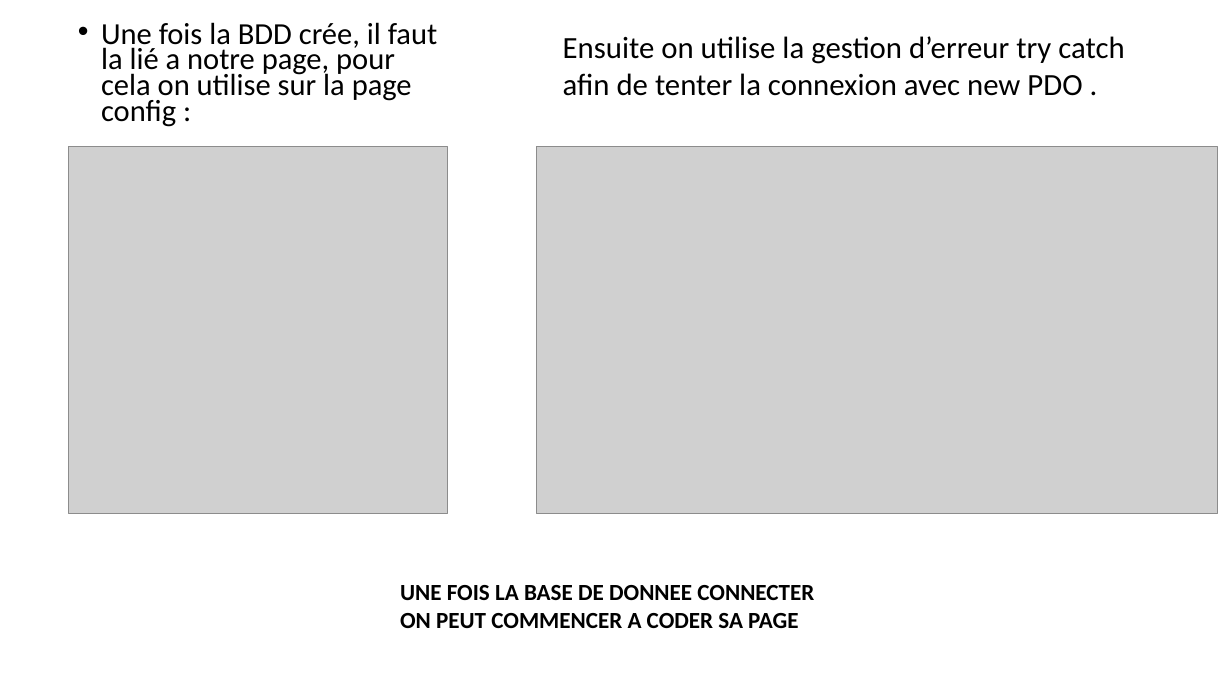
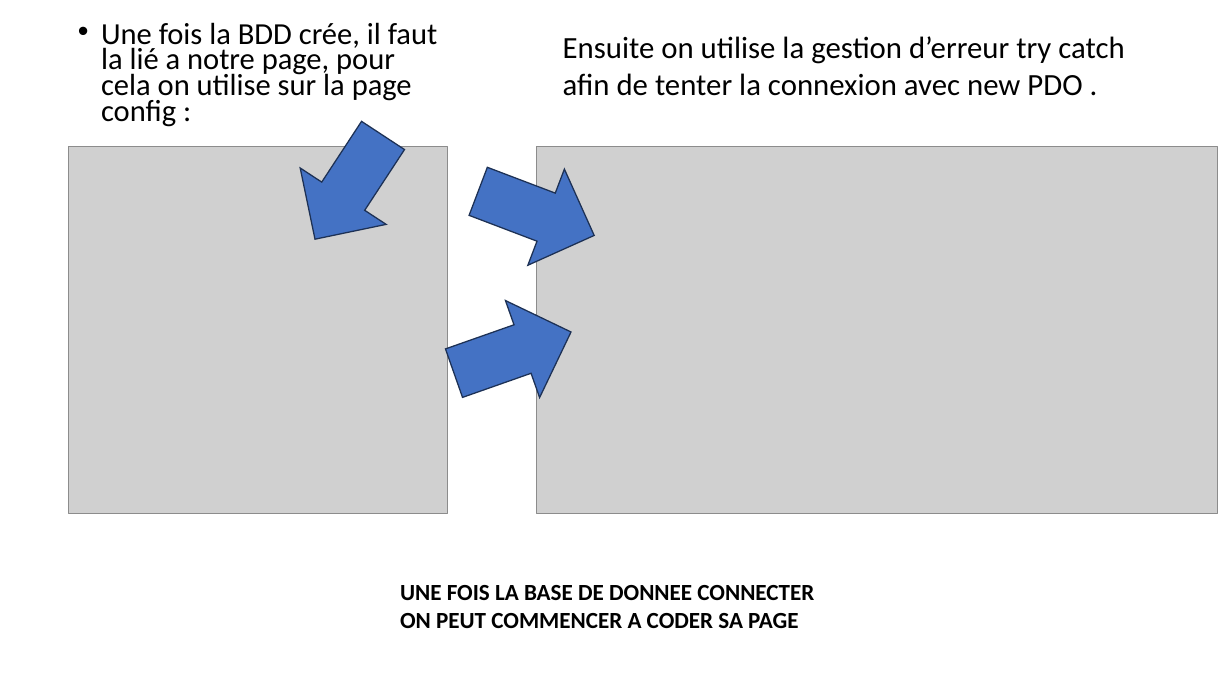
Before and after one commit to yamsmdj/OnePiece, a slide deck: slide 4 of bd/ONE PIECE.pptx. Drawn at 1232x693 pixels with LibreOffice and Linux fonts; fonts in the diff are those of the drawing; grey boxes stand for pictures. Boxes give left, top, right and bottom in pixels: in the first picture for what was removed or moved away, otherwise in the second. Text is boxed around its words. In the diff, an @@ line names an element or a change of style, - is before the commit and + after.

```diff
--- a/bd/ONE PIECE.pptx
+++ b/bd/ONE PIECE.pptx
@@ right arrow added at (x1=272, y1=107, x2=426, y2=267), fill #4472C4, outline #1E3256 1 pt @@
@@ right arrow added at (x1=460, y1=143, x2=612, y2=283), fill #4472C4, outline #1E3256 1 pt @@
@@ right arrow added at (x1=438, y1=284, x2=588, y2=422), fill #4472C4, outline #1E3256 1 pt @@
```
Also in this commit, not shown: 8 other slides changed, 3 other files.
